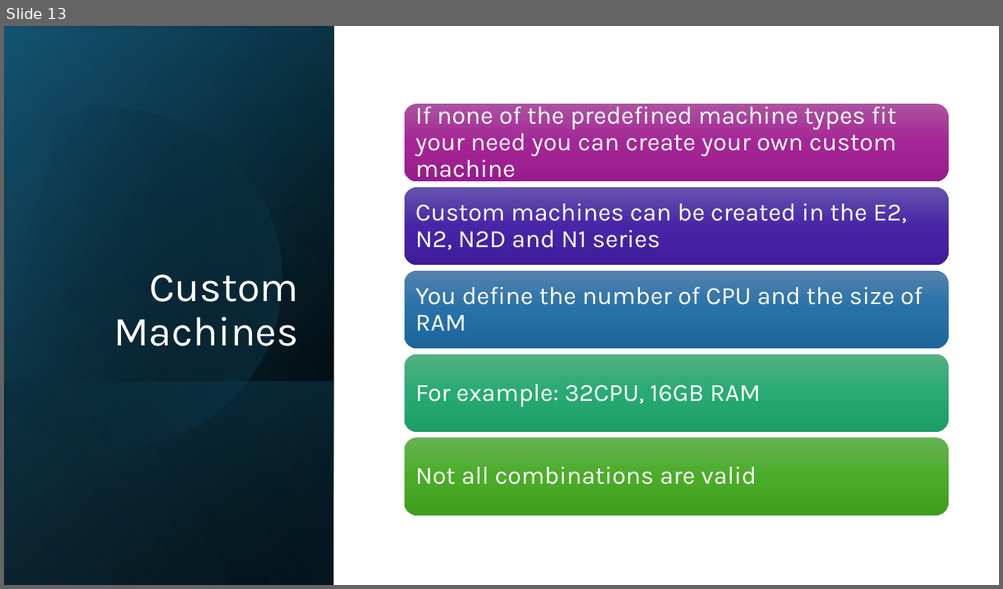
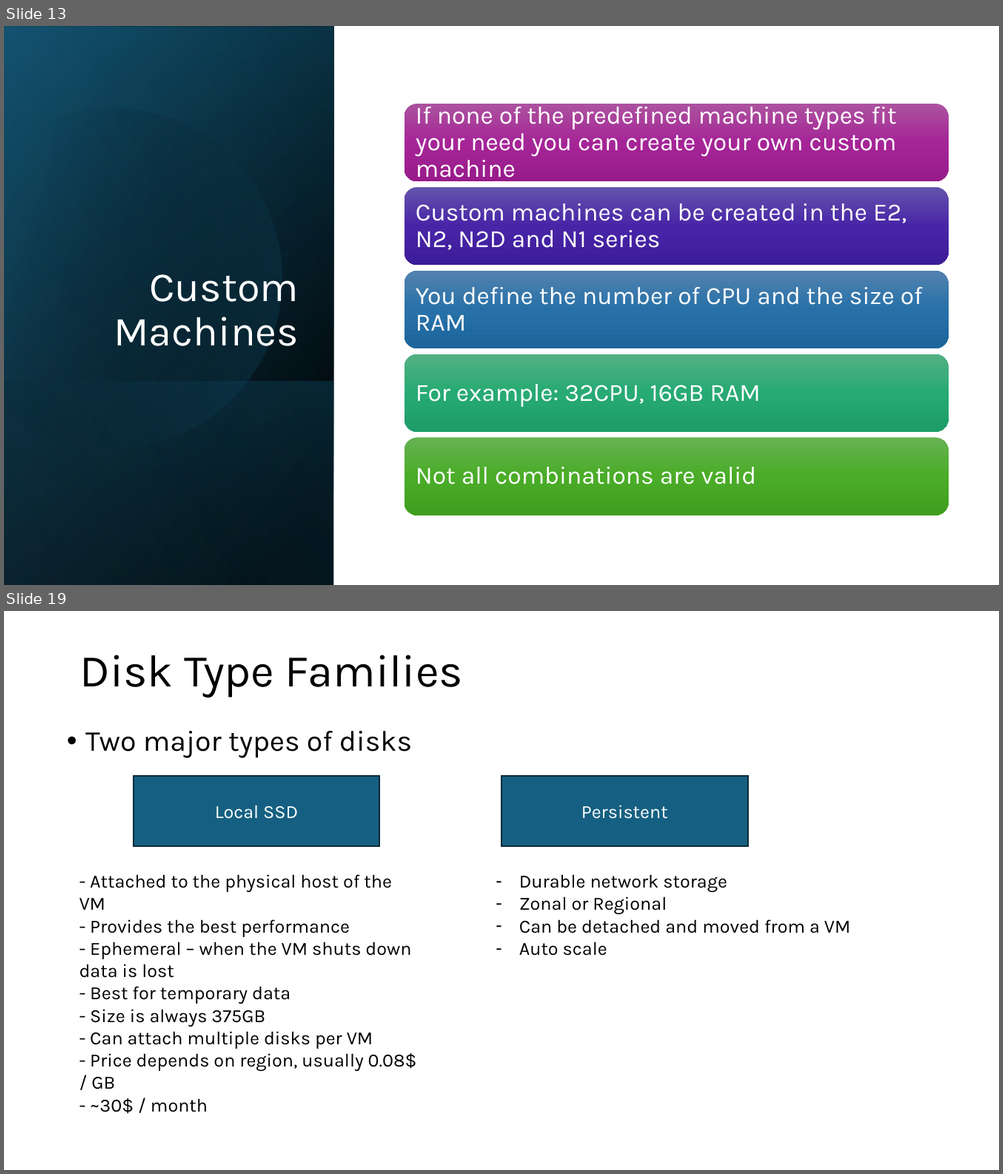
Before and after one commit to lkdrall/GCP-Professional, a slide deck: Module-2 - Project, Compute.pptx. Shown one above the other, each under a label of ours: slide 13 before the commit, slides 13 and 19 after it; the slides between them are not shown. The pictures are 1003x589 and 1003x1174 pixels, drawn with LibreOffice and Linux fonts; fonts in the diff are those of the drawing. Boxes give left, top, right and bottom in pixels: in the first picture for what was removed or moved away, otherwise in the second. Text is boxed around its words. In the diff, an @@ line names an element or a change of style, - is before the commit and + after.

```diff
--- a/Module-2 - Project, Compute.pptx
+++ b/Module-2 - Project, Compute.pptx
@@ slide 19 added at bbox=[4, 611, 999, 1170], background #FFFFFF @@
@@ title added at bbox=[79, 655, 463, 698], 44 pt, text #000000 @@
+Disk Type Families
@@ text added at bbox=[85, 731, 412, 758], 28 pt, text #000000 @@
+• Two major types of disks
@@ rectangle added at bbox=[133, 776, 379, 847], fill #156082, outline #092A39 1.5 pt, 18 pt, text #FFFFFF @@
+Local SSD
@@ rectangle added at bbox=[502, 776, 748, 847], fill #156082, outline #092A39 1.5 pt, 18 pt, text #FFFFFF @@
+Persistent
@@ text added at bbox=[79, 874, 417, 1090], 18 pt, text #000000 @@
+- Attached to the physical host of the VM
+- Provides the best performance
+- Ephemeral – when the VM shuts down data is lost
+- Best for temporary data
+- Size is always 375GB
+- Can attach multiple disks per VM
+- Price depends on region, usually 0.08$ / GB
+- ~30$ / month
@@ text added at bbox=[519, 874, 851, 956], 18 pt, text #000000 @@
+– Durable network storage
+– Zonal or Regional
+– Can be detached and moved from a VM
+– Auto scale
```
Also in this commit, not shown: 1 slide changed, 9 other slides added, 1 slide removed.
